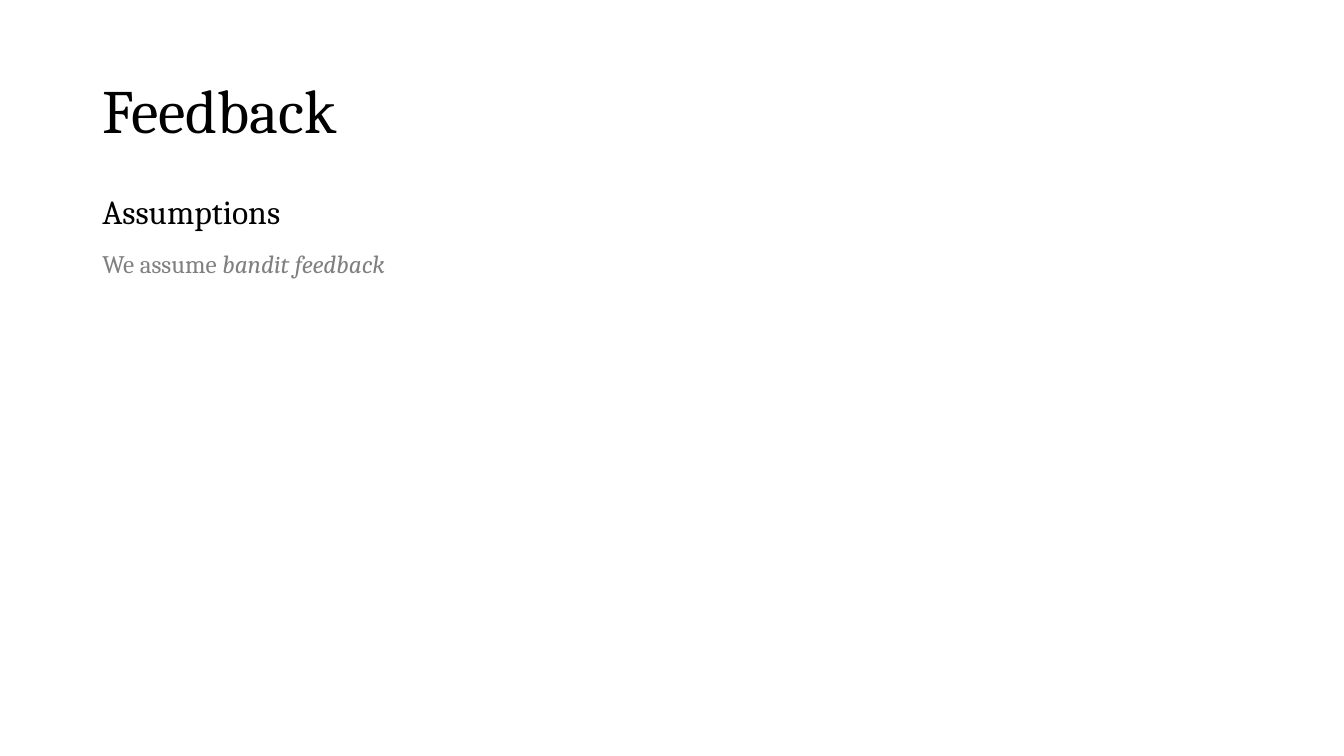
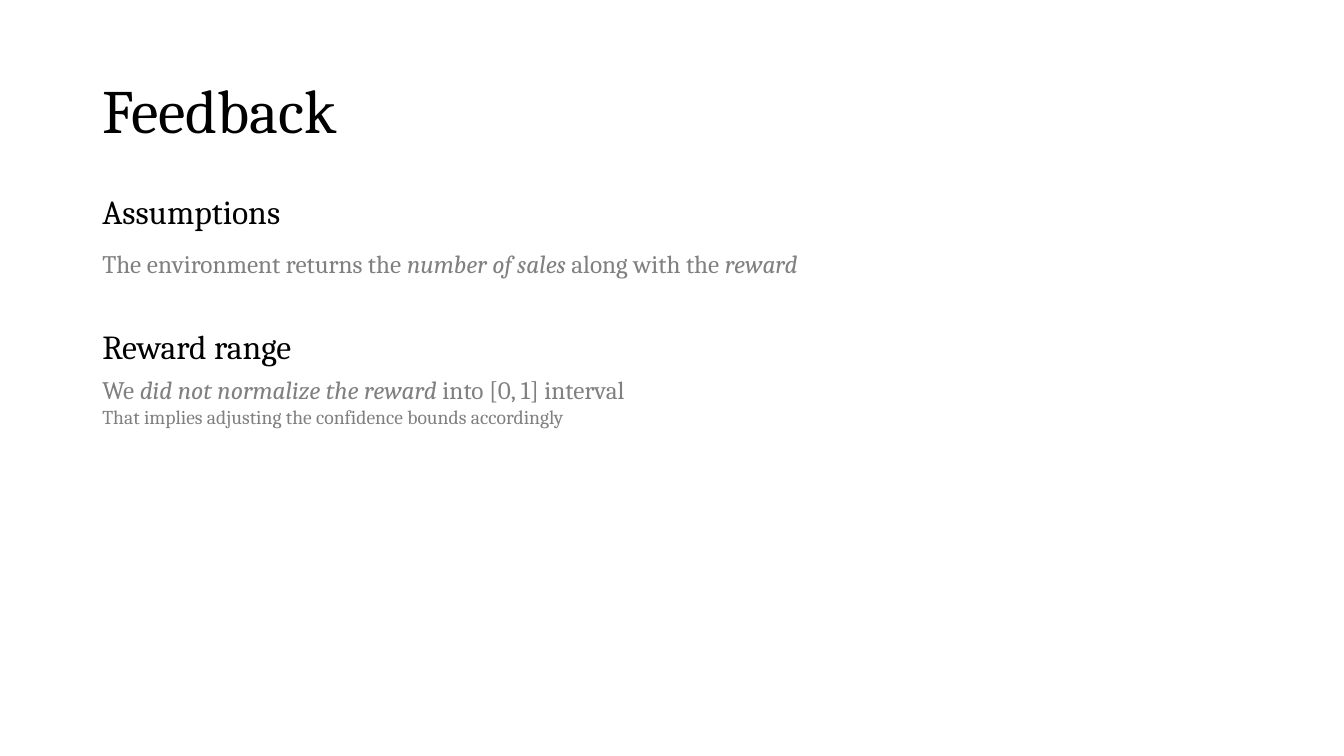
Before and after one commit to peetceenatoo/online-learning, a slide deck: slide 6 of Slides.pptx. Drawn at 1344x756 pixels with LibreOffice and Linux fonts; fonts in the diff are those of the drawing. Boxes give left, top, right and bottom in pixels: in the first picture for what was removed or moved away, otherwise in the second. Text is boxed around its words. In the diff, an @@ line names an element or a change of style, - is before the commit and + after.

```diff
--- a/Slides.pptx
+++ b/Slides.pptx
@@ text at [102, 255, 798, 428]: text changed; italic off @@
-We assume bandit feedback
+The environment returns the number of sales along with the reward
+Reward range
+We did not normalize the reward into [0, 1] interval
+That implies adjusting the confidence bounds accordingly
```
Also in this commit, not shown: 8 other slides changed, 8 slides added, 1 other file.
